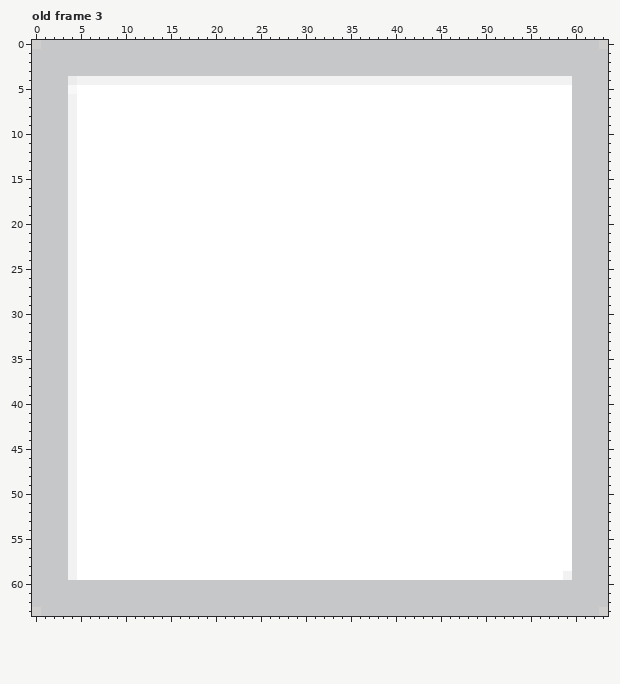
Edited in one commit: animated GIF sprite (public/assets/images/hover.gif). The picture above was drawn from the file before the commit.
The file is 64x64 pixels, 17 frames. Colours within 5 levels of each other are drawn and written as one. Shown: old frame 3. The commit also changed other frames, which this record leaves out.
And afterwards:
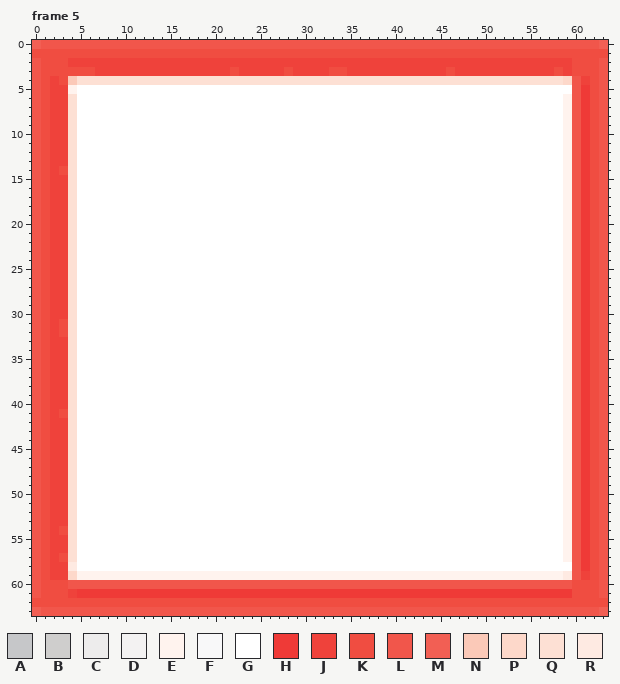
Palette (. is transparent): A #c6c7c9  B #cfcecd  C #edecec  D #f3f2f2  E #fff3ee  F #f8f8f9  G #ffffff  H #ef3a37  J #ef423b  K #f04d41  L #f1564b  M #f25f54  N #fbc9b8  P #fdd8ca  Q #fde0d4  R #feeae2
From old to new:
frames 17 -> 13
Changed rows in their new state; - is an unchanged pixel.
Frame 5 against old frame 3:
first column x 0:
 0 MLLLLLLLLLLLLLLLLLLLLLLLLLLLLLLLLLLLLLLLLLLLLLLLLLLLLLLLLLLLLLLM
 1 KKKKKKKKKKKKKKKKKKKKKKKKKKKKKKKKKKKKKKKKKKKKKKKKKKKKKKKKKKKKKKKK
 2 LKKKJJJJJJJJJJJJJJJJJJJJJJJJJJJJJJJJJJJJJJJJJJJJJJJJJJJJJJJJKKKL
 3 LKKKKKKJJJJJJJJJJJJJJJKJJJJJKJJJJKKJJJJJJJJJJJKJJJJJJJJJJJKJKKKL
 4 LKJKNQQQQQQQQQQQQQQQQQQQQQQQQQQQQQQQQQQQQQQQQQQQQQQQQQQQQQQPLJKL
 5 LKJJE-------------------------------------------------------LHKL
 6 LKJJQ------------------------------------------------------ELHKL
 7 LKJJQ------------------------------------------------------ELHKL
 8 LKJJQ------------------------------------------------------ELHKL
 9 LKJJQ------------------------------------------------------ELHKL
10 LKJJQ------------------------------------------------------ELHKL
11 LKJJQ------------------------------------------------------ELHKL
12 LKJJQ------------------------------------------------------ELHKL
13 LKJJQ------------------------------------------------------ELHKL
14 LKJKQ------------------------------------------------------ELHKL
15 LKJJQ------------------------------------------------------ELHKL
16 LKJJQ------------------------------------------------------ELHKL
17 LKJJQ------------------------------------------------------ELHKL
18 LKJJQ------------------------------------------------------ELHKL
19 LKJJQ------------------------------------------------------ELHKL
20 LKJJQ------------------------------------------------------ELHKL
21 LKJJQ------------------------------------------------------ELHKL
22 LKJJQ------------------------------------------------------ELHKL
23 LKJJQ------------------------------------------------------ELHKL
24 LKJJQ------------------------------------------------------ELHKL
25 LKJJQ------------------------------------------------------ELHKL
26 LKJJQ------------------------------------------------------ELHKL
27 LKJJQ------------------------------------------------------ELHKL
28 LKJJQ------------------------------------------------------ELHKL
29 LKJJQ------------------------------------------------------ELHKL
30 LKJJQ------------------------------------------------------ELHKL
31 LKJKQ------------------------------------------------------ELHKL
32 LKJKQ------------------------------------------------------ELHKL
33 LKJJQ------------------------------------------------------ELHKL
34 LKJJQ------------------------------------------------------ELHKL
35 LKJJQ------------------------------------------------------ELHKL
36 LKJJQ------------------------------------------------------ELHKL
37 LKJJQ------------------------------------------------------ELHKL
38 LKJJQ------------------------------------------------------ELHKL
39 LKJJQ------------------------------------------------------ELHKL
40 LKJJQ------------------------------------------------------ELHKL
41 LKJKQ------------------------------------------------------ELHKL
42 LKJJQ------------------------------------------------------ELHKL
43 LKJJQ------------------------------------------------------ELHKL
44 LKJJQ------------------------------------------------------ELHKL
45 LKJJQ------------------------------------------------------ELHKL
46 LKJJQ------------------------------------------------------ELHKL
47 LKJJQ------------------------------------------------------ELHKL
48 LKJJQ------------------------------------------------------ELHKL
49 LKJJQ------------------------------------------------------ELHKL
50 LKJJQ------------------------------------------------------ELHKL
51 LKJJQ------------------------------------------------------ELHKL
52 LKJJQ------------------------------------------------------ELHKL
53 LKJJQ------------------------------------------------------ELHKL
54 LKJKQ------------------------------------------------------ELHKL
55 LKJJQ------------------------------------------------------ELHKL
56 LKJJQ------------------------------------------------------ELHKL
57 LKJKQ------------------------------------------------------ELHKL
58 LKJJR-------------------------------------------------------LHKL
59 LKJJPEEEEEEEEEEEEEEEEEEEEEEEEEEEEEEEEEEEEEEEEEEEEEEEEEEEEEERLJKL
60 LKKKLLLLLLLLLLLLLLLLLLLLLLLLLLLLLLLLLLLLLLLLLLLLLLLLLLLLLLLLKKKL
61 LKKKJHHHHHHHHHHHHHHHHHHHHHHHHHHHHHHHHHHHHHHHHHHHHHHHHHHHHHHHKKKL
62 KKKKKKKKKKKKKKKKKKKKKKKKKKKKKKKKKKKKKKKKKKKKKKKKKKKKKKKKKKKKKKKK
63 MLLLLLLLLLLLLLLLLLLLLLLLLLLLLLLLLLLLLLLLLLLLLLLLLLLLLLLLLLLLLLLM
